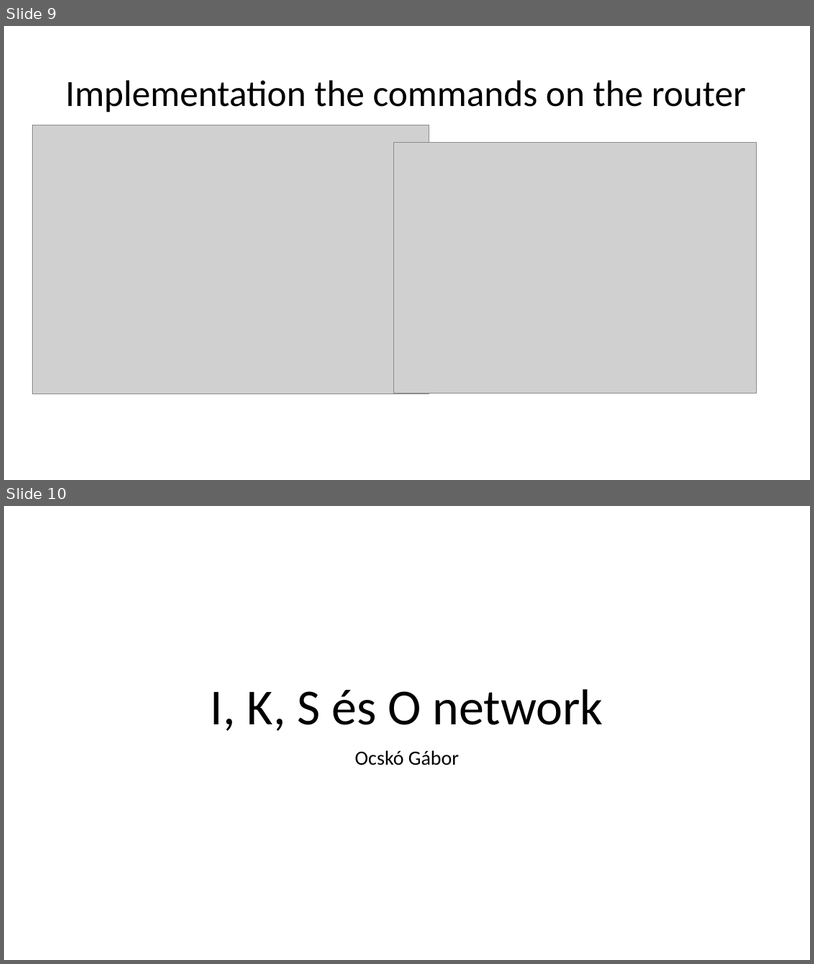
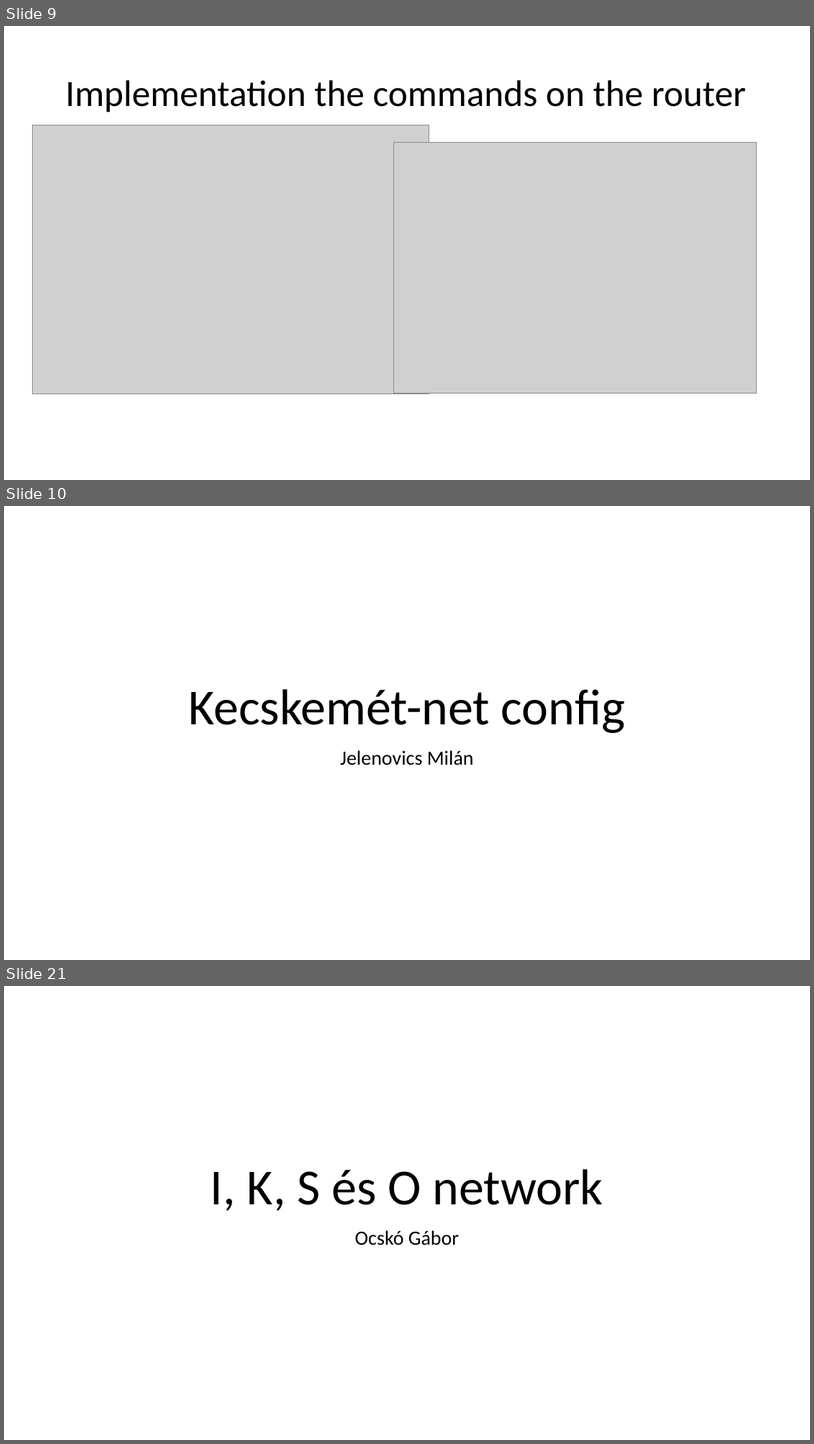
Before and after one commit to I-Izumi/School-project-network, a slide deck: Prezentációk/Projekt_English.pptx. Shown one above the other, each under a label of ours: slides 9 and 10 before the commit, slides 9, 10 and 21 after it; the slides between them are not shown. The pictures are 814x964 and 814x1444 pixels, drawn with LibreOffice and Linux fonts; fonts in the diff are those of the drawing; grey boxes stand for pictures. Boxes give left, top, right and bottom in pixels: in the first picture for what was removed or moved away, otherwise in the second. Text is boxed around its words. In the diff, an @@ line names an element or a change of style, - is before the commit and + after.

Commit message:
kecskemét-net és szeged-net benne van

```diff
--- a/Prezentációk/Projekt_English.pptx
+++ b/Prezentációk/Projekt_English.pptx
@@ slide 10 added at [4, 506, 810, 960], background #FFFFFF @@
@@ title added at [188, 689, 625, 733], 60 pt, text #000000 @@
+Kecskemét-net config
@@ subtitle added at [340, 750, 474, 765], 24 pt, text #000000 @@
+Jelenovics Milán
@@ what was slide 10 is now slide 21 @@
```
Also in this commit, not shown: 10 other slides added.
